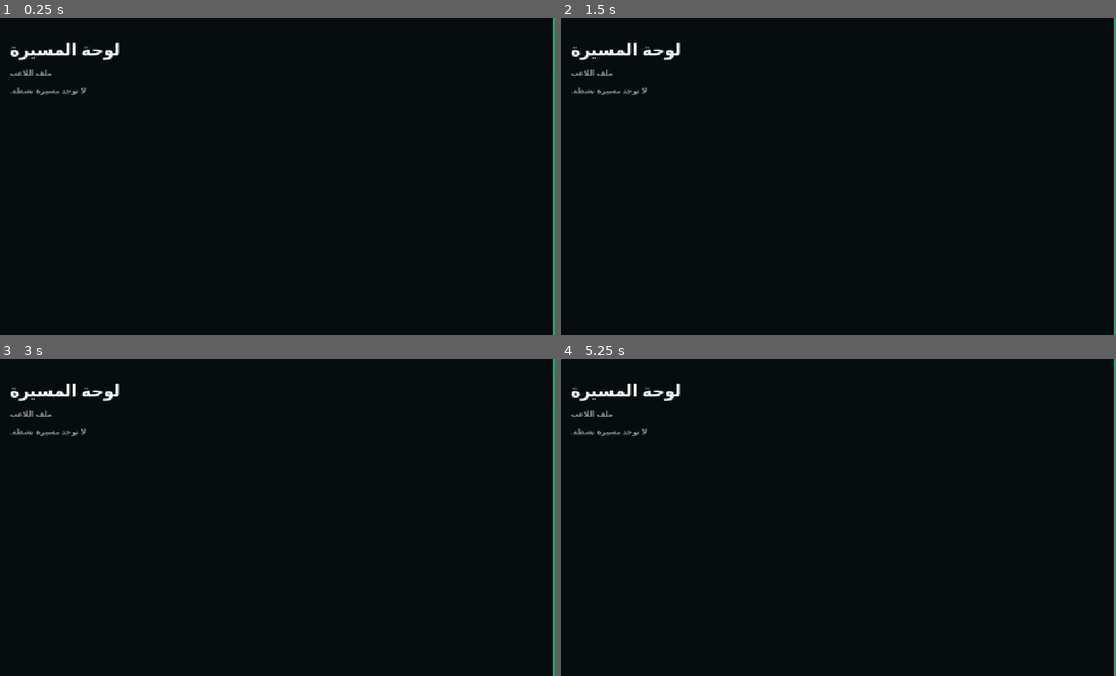
Above: before the commit, frames 1-4 (two rows, left to right).
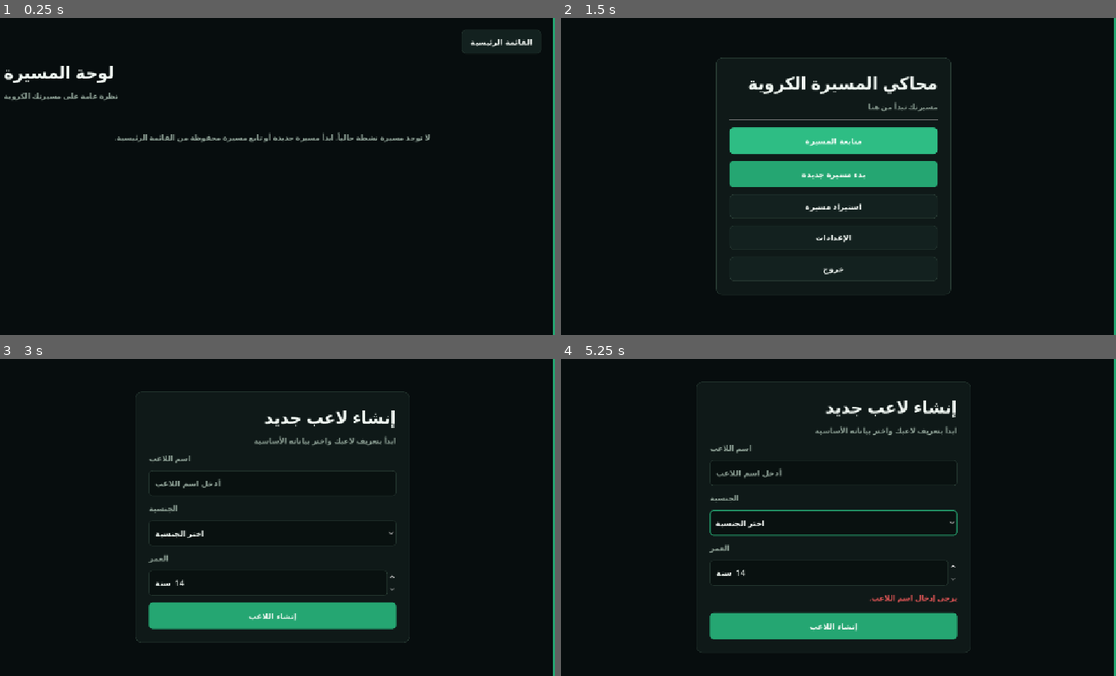
Above: after the commit, the same moments.

Repository: SaadElsayed93/football-career-simulator
Game: Godot game, scene res://scenes/CareerDashboard.tscn
The game is run twice, just before and just after one commit, with the same random seed, the same clock (stepped at 60 frames per second) and the same inputs. This scene is started directly instead of the project's main scene.
Inputs (mouse positions are in pixels of both pictures, inside the frame that each line leads up to):
- Up to frame 1 (0.25 s): no input
- Up to frame 2 (1.5 s): click (1060, 40) at 0.5 s, where only the run after the commit has a clickable "القائمة الرئيسية"; click (832, 141) at 1.25 s, where only the run after the commit has a clickable "متابعة المسيرة"
- Up to frame 3 (3 s): click (271, 577) at 2 s, where only the run after the commit has a clickable "الإعدادات"; click (271, 514) at 2.75 s, where only the run after the commit has a clickable "بدء مسيرة جديدة"
- Up to frame 4 (5.25 s): click (832, 615) at 3.5 s, where only the run after the commit has a clickable "إنشاء اللاعب"; click (832, 523) at 4.25 s, where only the run after the commit has a clickable "اختر الجنسية"; click (832, 523) at 5 s, where only the run after the commit has a clickable "اختر الجنسية"

The runs differ from the first frame. In frame 1, 1.8% of the frame differs, in the area x 0-98%, y 3-40%; in frame 2, 9.2%, in the area x 1-71%, y 7-88%; in frame 3, 6.3%; in frame 4, 6.7%.

Commit message:
feat: Implement dashboard sections and enhance career dashboard functionality

Diff:
--- a/scenes/CareerDashboard.tscn
+++ b/scenes/CareerDashboard.tscn
@@ -1,7 +1,8 @@
-[gd_scene format=3 uid="uid://bkweu35slomke"]
+[gd_scene load_steps=4 format=3 uid="uid://bkweu35slomke"]
 
 [ext_resource type="Script" path="res://scenes/career_dashboard.gd" id="1_dashboard"]
 [ext_resource type="PackedScene" path="res://ui/screen_backdrop.tscn" id="2_backdrop"]
+[ext_resource type="PackedScene" path="res://ui/dashboard_section.tscn" id="3_section"]
 
 [node name="CareerDashboard" type="Control" unique_id=960261937]
 layout_mode = 3
@@ -20,78 +21,184 @@
 anchors_preset = 15
 anchor_right = 1.0
 anchor_bottom = 1.0
-offset_left = 40.0
-offset_top = 40.0
-offset_right = -40.0
-offset_bottom = -40.0
+offset_left = 28.0
+offset_top = 24.0
+offset_right = -28.0
+offset_bottom = -24.0
 
 [node name="PageContent" type="VBoxContainer" parent="MarginContainer" unique_id=1703140404]
 layout_mode = 2
 size_flags_horizontal = 3
-size_flags_vertical = 1
-
-[node name="PageTitle" type="Label" parent="MarginContainer/PageContent" unique_id=1703140405]
+size_flags_vertical = 3
+
+[node name="TopBar" type="HBoxContainer" parent="MarginContainer/PageContent"]
+layout_mode = 2
+size_flags_horizontal = 3
+
+[node name="TopBarSpacer" type="Control" parent="MarginContainer/PageContent/TopBar"]
+layout_mode = 2
+size_flags_horizontal = 3
+
+[node name="BackToMenuButton" type="Button" parent="MarginContainer/PageContent/TopBar"]
+custom_minimum_size = Vector2(0, 48)
+layout_mode = 2
+theme_type_variation = &"SecondaryButton"
+text = "القائمة الرئيسية"
+
+[node name="DashboardScroll" type="ScrollContainer" parent="MarginContainer/PageContent"]
+layout_mode = 2
+size_flags_horizontal = 3
+size_flags_vertical = 3
+
+[node name="DashboardContent" type="VBoxContainer" parent="MarginContainer/PageContent/DashboardScroll"]
+unique_name_in_owner = true
+layout_mode = 2
+size_flags_horizontal = 3
+size_flags_vertical = 3
+
+[node name="PageHeading" type="VBoxContainer" parent="MarginContainer/PageContent/DashboardScroll/DashboardContent"]
+layout_mode = 2
+
+[node name="PageTitle" type="Label" parent="MarginContainer/PageContent/DashboardScroll/DashboardContent/PageHeading"]
 layout_mode = 2
 theme_type_variation = &"PageTitle"
 text = "لوحة المسيرة"
 
-[node name="PageSubtitle" type="Label" parent="MarginContainer/PageContent" unique_id=1703140406]
-layout_mode = 2
-theme_type_variation = &"MutedLabel"
+[node name="PageSubtitle" type="Label" parent="MarginContainer/PageContent/DashboardScroll/DashboardContent/PageHeading"]
+layout_mode = 2
+theme_type_variation = &"MutedLabel"
+text = "نظرة عامة على مسيرتك الكروية"
+
+[node name="NoCareerState" type="Label" parent="MarginContainer/PageContent/DashboardScroll/DashboardContent"]
+unique_name_in_owner = true
+custom_minimum_size = Vector2(0, 120)
+layout_mode = 2
+theme_type_variation = &"MutedLabel"
+horizontal_alignment = 1
+vertical_alignment = 1
+autowrap_mode = 3
+text = "لا توجد مسيرة نشطة حالياً. ابدأ مسيرة جديدة أو تابع مسيرة محفوظة من القائمة الرئيسية."
+visible = false
+
+[node name="CareerContent" type="VBoxContainer" parent="MarginContainer/PageContent/DashboardScroll/DashboardContent"]
+unique_name_in_owner = true
+layout_mode = 2
+size_flags_horizontal = 3
+
+[node name="PlayerPanel" type="PanelContainer" parent="MarginContainer/PageContent/DashboardScroll/DashboardContent/CareerContent"]
+layout_mode = 2
+size_flags_horizontal = 3
+
+[node name="PlayerDetails" type="VBoxContainer" parent="MarginContainer/PageContent/DashboardScroll/DashboardContent/CareerContent/PlayerPanel"]
+layout_mode = 2
+size_flags_horizontal = 3
+
+[node name="ProfileCaption" type="Label" parent="MarginContainer/PageContent/DashboardScroll/DashboardContent/CareerContent/PlayerPanel/PlayerDetails"]
+layout_mode = 2
+theme_type_variation = &"Caption"
 text = "ملف اللاعب"
 
-[node name="PlayerPanel" type="PanelContainer" parent="MarginContainer/PageContent" unique_id=1703140407]
-visible = false
-custom_minimum_size = Vector2(640, 0)
-layout_mode = 2
-size_flags_horizontal = 3
-
-[node name="PlayerDetails" type="VBoxContainer" parent="MarginContainer/PageContent/PlayerPanel" unique_id=1703140408]
-layout_mode = 2
-size_flags_horizontal = 3
-
-[node name="PlayerName" type="Label" parent="MarginContainer/PageContent/PlayerPanel/PlayerDetails" unique_id=1703140409]
+[node name="PlayerName" type="Label" parent="MarginContainer/PageContent/DashboardScroll/DashboardContent/CareerContent/PlayerPanel/PlayerDetails"]
+unique_name_in_owner = true
 layout_mode = 2
 theme_type_variation = &"PrimaryValue"
 text = ""
 
-[node name="MetaSeparator" type="HSeparator" parent="MarginContainer/PageContent/PlayerPanel/PlayerDetails" unique_id=1703140410]
-layout_mode = 2
-
-[node name="PlayerMeta" type="HBoxContainer" parent="MarginContainer/PageContent/PlayerPanel/PlayerDetails" unique_id=1703140411]
-layout_mode = 2
-size_flags_horizontal = 3
-
-[node name="AgeGroup" type="VBoxContainer" parent="MarginContainer/PageContent/PlayerPanel/PlayerDetails/PlayerMeta" unique_id=1703140412]
-layout_mode = 2
-size_flags_horizontal = 3
-
-[node name="AgeCaption" type="Label" parent="MarginContainer/PageContent/PlayerPanel/PlayerDetails/PlayerMeta/AgeGroup" unique_id=1703140413]
+[node name="ProfileSeparator" type="HSeparator" parent="MarginContainer/PageContent/DashboardScroll/DashboardContent/CareerContent/PlayerPanel/PlayerDetails"]
+layout_mode = 2
+
+[node name="PlayerMeta" type="GridContainer" parent="MarginContainer/PageContent/DashboardScroll/DashboardContent/CareerContent/PlayerPanel/PlayerDetails"]
+layout_mode = 2
+size_flags_horizontal = 3
+columns = 2
+
+[node name="AgeGroup" type="VBoxContainer" parent="MarginContainer/PageContent/DashboardScroll/DashboardContent/CareerContent/PlayerPanel/PlayerDetails/PlayerMeta"]
+layout_mode = 2
+
+[node name="AgeCaption" type="Label" parent="MarginContainer/PageContent/DashboardScroll/DashboardContent/CareerContent/PlayerPanel/PlayerDetails/PlayerMeta/AgeGroup"]
 layout_mode = 2
 theme_type_variation = &"Caption"
 text = "العمر"
 
-[node name="PlayerAge" type="Label" parent="MarginContainer/PageContent/PlayerPanel/PlayerDetails/PlayerMeta/AgeGroup" unique_id=1703140414]
+[node name="PlayerAge" type="Label" parent="MarginContainer/PageContent/DashboardScroll/DashboardContent/CareerContent/PlayerPanel/PlayerDetails/PlayerMeta/AgeGroup"]
+unique_name_in_owner = true
 layout_mode = 2
 theme_type_variation = &"SectionTitle"
 text = ""
 
-[node name="NationalityGroup" type="VBoxContainer" parent="MarginContainer/PageContent/PlayerPanel/PlayerDetails/PlayerMeta" unique_id=1703140415]
-layout_mode = 2
-size_flags_horizontal = 3
-
-[node name="NationalityCaption" type="Label" parent="MarginContainer/PageContent/PlayerPanel/PlayerDetails/PlayerMeta/NationalityGroup" unique_id=1703140416]
+[node name="NationalityGroup" type="VBoxContainer" parent="MarginContainer/PageContent/DashboardScroll/DashboardContent/CareerContent/PlayerPanel/PlayerDetails/PlayerMeta"]
+layout_mode = 2
+
+[node name="NationalityCaption" type="Label" parent="MarginContainer/PageContent/DashboardScroll/DashboardContent/CareerContent/PlayerPanel/PlayerDetails/PlayerMeta/NationalityGroup"]
 layout_mode = 2
 theme_type_variation = &"Caption"
 text = "الجنسية"
 
-[node name="PlayerNationality" type="Label" parent="MarginContainer/PageContent/PlayerPanel/PlayerDetails/PlayerMeta/NationalityGroup" unique_id=1703140417]
+[node name="PlayerNationality" type="Label" parent="MarginContainer/PageContent/DashboardScroll/DashboardContent/CareerContent/PlayerPanel/PlayerDetails/PlayerMeta/NationalityGroup"]
+unique_name_in_owner = true
 layout_mode = 2
 theme_type_variation = &"SectionTitle"
 text = ""
 
-[node name="EmptyState" type="Label" parent="MarginContainer/PageContent" unique_id=1544079925]
-layout_mode = 2
-theme_type_variation = &"MutedLabel"
-text = "لا توجد مسيرة نشطة."
-visible = false
+[node name="NextEventPanel" type="PanelContainer" parent="MarginContainer/PageContent/DashboardScroll/DashboardContent/CareerContent"]
+layout_mode = 2
+size_flags_horizontal = 3
+
+[node name="NextEventContent" type="VBoxContainer" parent="MarginContainer/PageContent/DashboardScroll/DashboardContent/CareerContent/NextEventPanel"]
+layout_mode = 2
+
+[node name="NextEventCaption" type="Label" parent="MarginContainer/PageContent/DashboardScroll/DashboardContent/CareerContent/NextEventPanel/NextEventContent"]
+layout_mode = 2
+theme_type_variation = &"Caption"
+text = "الحدث القادم"
+
+[node name="NextEventTitle" type="Label" parent="MarginContainer/PageContent/DashboardScroll/DashboardContent/CareerContent/NextEventPanel/NextEventContent"]
+layout_mode = 2
+theme_type_variation = &"SectionTitle"
+text = "لا يوجد حدث قادم حالياً"
+
+[node name="NextEventDescription" type="Label" parent="MarginContainer/PageContent/DashboardScroll/DashboardContent/CareerContent/NextEventPanel/NextEventContent"]
+custom_minimum_size = Vector2(0, 30)
+layout_mode = 2
+theme_type_variation = &"MutedLabel"
+autowrap_mode = 3
+text = "ستظهر هنا المواعيد والأحداث المهمة عند توفر نظامها."
+
+[node name="QuickActionsPanel" type="PanelContainer" parent="MarginContainer/PageContent/DashboardScroll/DashboardContent/CareerContent"]
+layout_mode = 2
+size_flags_horizontal = 3
+
+[node name="QuickActionsContent" type="VBoxContainer" parent="MarginContainer/PageContent/DashboardScroll/DashboardContent/CareerContent/QuickActionsPanel"]
+layout_mode = 2
+size_flags_horizontal = 3
+
+[node name="QuickActionsTitle" type="Label" parent="MarginContainer/PageContent/DashboardScroll/DashboardContent/CareerContent/QuickActionsPanel/QuickActionsContent"]
+layout_mode = 2
+theme_type_variation = &"SectionTitle"
+text = "الوصول السريع"
+
+[node name="QuickActionsHint" type="Label" parent="MarginContainer/PageContent/DashboardScroll/DashboardContent/CareerContent/QuickActionsPanel/QuickActionsContent"]
+layout_mode = 2
+theme_type_variation = &"MutedLabel"
+text = "تتوفر هذه الأقسام عند اكتمال أنظمتها."
+
+[node name="QuickActions" type="HFlowContainer" parent="MarginContainer/PageContent/DashboardScroll/DashboardContent/CareerContent/QuickActionsPanel/QuickActionsContent"]
+layout_mode = 2
+size_flags_horizontal = 3
+
+[node name="CareerStatus" parent="MarginContainer/PageContent/DashboardScroll/DashboardContent/CareerContent" instance=ExtResource("3_section")]
+unique_name_in_owner = true
+layout_mode = 2
+size_flags_horizontal = 3
+
+[node name="CareerSnapshot" parent="MarginContainer/PageContent/DashboardScroll/DashboardContent/CareerContent" instance=ExtResource("3_section")]
+unique_name_in_owner = true
+layout_mode = 2
+size_flags_horizontal = 3
+
+[node name="RecentEvents" parent="MarginContainer/PageContent/DashboardScroll/DashboardContent/CareerContent" instance=ExtResource("3_section")]
+unique_name_in_owner = true
+layout_mode = 2
+size_flags_horizontal = 3
+
+[connection signal="pressed" from="MarginContainer/PageContent/TopBar/BackToMenuButton" to="." method="_on_back_to_menu_pressed"]
--- a/scenes/career_dashboard.gd
+++ b/scenes/career_dashboard.gd
@@ -1,25 +1,71 @@
 extends Control
 
-@onready var player_panel: PanelContainer = $MarginContainer/PageContent/PlayerPanel
-@onready var player_name_label: Label = $MarginContainer/PageContent/PlayerPanel/PlayerDetails/PlayerName
-@onready var player_age_label: Label = $MarginContainer/PageContent/PlayerPanel/PlayerDetails/PlayerMeta/AgeGroup/PlayerAge
-@onready var player_nationality_label: Label = $MarginContainer/PageContent/PlayerPanel/PlayerDetails/PlayerMeta/NationalityGroup/PlayerNationality
-@onready var empty_state: Label = $MarginContainer/PageContent/EmptyState
+const UNAVAILABLE := "غير متاح بعد"
+const EMPTY_STAT := "لا توجد بيانات بعد"
+const QUICK_ACTIONS := ["التدريب", "المباريات", "مسيرتي", "أهدافي", "الرسائل", "الأخبار", "الإحصائيات", "الإعدادات"]
+
+@onready var career_content: VBoxContainer = %CareerContent
+@onready var no_career_state: Label = %NoCareerState
+@onready var player_name_label: Label = %PlayerName
+@onready var player_age_label: Label = %PlayerAge
+@onready var player_nationality_label: Label = %PlayerNationality
+@onready var quick_actions: HFlowContainer = $MarginContainer/PageContent/DashboardScroll/DashboardContent/CareerContent/QuickActionsPanel/QuickActionsContent/QuickActions
+@onready var career_status: DashboardSection = %CareerStatus
+@onready var career_snapshot: DashboardSection = %CareerSnapshot
+@onready var recent_events: DashboardSection = %RecentEvents
 
 
 func _ready() -> void:
 	var player: PlayerData = SaveManager.current_player
 	if player == null:
-		player_panel.visible = false
-		empty_state.visible = true
+		career_content.visible = false
+		no_career_state.visible = true
 		return
 
 	var nationality_name := PlayerGenerator.get_nationality_display_name(player.nationality)
 	if nationality_name.is_empty():
-		nationality_name = "غير محددة"
+		nationality_name = UNAVAILABLE
 
 	player_name_label.text = player.player_name
 	player_age_label.text = "%d سنة" % player.age
 	player_nationality_label.text = nationality_name
-	player_panel.visible = true
-	empty_state.visible = false
+	_configure_sections()
+	_configure_quick_actions()
+
+
+func _configure_sections() -> void:
+	career_status.configure("حالة المسيرة", [
+		{"label": "النادي الحالي", "value": UNAVAILABLE},
+		{"label": "المكانة في الفريق", "value": UNAVAILABLE},
+		{"label": "المركز", "value": UNAVAILABLE},
+		{"label": "التقييم العام", "value": UNAVAILABLE},
+		{"label": "الحالة الفنية", "value": UNAVAILABLE},
+		{"label": "اللياقة البدنية", "value": UNAVAILABLE},
+		{"label": "الجاهزية", "value": UNAVAILABLE},
+		{"label": "ثقة المدرب", "value": UNAVAILABLE}
+	])
+	career_snapshot.configure("ملخص المسيرة", [
+		{"label": "المشاركات", "value": EMPTY_STAT},
+		{"label": "المباريات الأساسية", "value": EMPTY_STAT},
+		{"label": "الدقائق", "value": EMPTY_STAT},
+		{"label": "الأهداف", "value": EMPTY_STAT},
+		{"label": "التمريرات الحاسمة", "value": EMPTY_STAT},
+		{"label": "متوسط التقييم", "value": EMPTY_STAT},
+		{"label": "البطولات", "value": EMPTY_STAT},
+		{"label": "الجوائز", "value": EMPTY_STAT}
+	])
+	recent_events.configure("أحدث الأحداث", [], "لا توجد أحداث مسجلة بعد.")
+
+
+func _configure_quick_actions() -> void:
+	for action_name in QUICK_ACTIONS:
+		var action_button := Button.new()
+		action_button.text = "%s\nغير متاح بعد" % action_name
+		action_button.custom_minimum_size = Vector2(164, 76)
+		action_button.theme_type_variation = &"SecondaryButton"
+		action_button.disabled = true
+		quick_actions.add_child(action_button)
+
+
+func _on_back_to_menu_pressed() -> void:
+	get_tree().change_scene_to_file("res://scenes/main.tscn")
--- /dev/null
+++ b/ui/dashboard_section.gd
@@ -0,0 +1,54 @@
+extends PanelContainer
+class_name DashboardSection
+
+@onready var title_label: Label = %SectionTitle
+@onready var entry_grid: GridContainer = %EntryGrid
+@onready var empty_state: Label = %EmptyState
+
+
+func _ready() -> void:
+	_update_columns()
+
+
+func _notification(what: int) -> void:
+	if what == NOTIFICATION_RESIZED and is_node_ready():
+		_update_columns()
+
+
+func configure(section_title: String, entries: Array[Dictionary], empty_message: String = "") -> void:
+	title_label.text = section_title
+	entry_grid.visible = not entries.is_empty()
+	empty_state.visible = entries.is_empty()
+	empty_state.text = empty_message
+	for child in entry_grid.get_children():
+		child.queue_free()
+
+	for entry in entries:
+		_add_entry(str(entry.get("label", "")), str(entry.get("value", "")))
+
+
+func _add_entry(caption_text: String, value_text: String) -> void:
+	var item := VBoxContainer.new()
+	item.size_flags_horizontal = Control.SIZE_EXPAND_FILL
+	item.custom_minimum_size = Vector2(0, 64)
+
+	var caption := Label.new()
+	caption.text = caption_text
+	caption.theme_type_variation = &"Caption"
+	item.add_child(caption)
+
+	var value := Label.new()
+	value.text = value_text
+	value.theme_type_variation = &"SectionTitle"
+	value.autowrap_mode = TextServer.AUTOWRAP_WORD_SMART
+	item.add_child(value)
+	entry_grid.add_child(item)
+
+
+func _update_columns() -> void:
+	if size.x < 480.0:
+		entry_grid.columns = 1
+	elif size.x < 900.0:
+		entry_grid.columns = 2
+	else:
+		entry_grid.columns = 4
--- /dev/null
+++ b/ui/dashboard_section.tscn
@@ -0,0 +1,33 @@
+[gd_scene load_steps=2 format=3]
+
+[ext_resource type="Script" path="res://ui/dashboard_section.gd" id="1_section"]
+
+[node name="DashboardSection" type="PanelContainer"]
+layout_mode = 2
+script = ExtResource("1_section")
+
+[node name="SectionContent" type="VBoxContainer" parent="."]
+layout_mode = 2
+size_flags_horizontal = 3
+
+[node name="SectionTitle" type="Label" parent="SectionContent"]
+unique_name_in_owner = true
+layout_mode = 2
+theme_type_variation = &"SectionTitle"
+
+[node name="SectionSeparator" type="HSeparator" parent="SectionContent"]
+layout_mode = 2
+
+[node name="EntryGrid" type="GridContainer" parent="SectionContent"]
+unique_name_in_owner = true
+layout_mode = 2
+size_flags_horizontal = 3
+columns = 4
+
+[node name="EmptyState" type="Label" parent="SectionContent"]
+unique_name_in_owner = true
+custom_minimum_size = Vector2(0, 40)
+layout_mode = 2
+theme_type_variation = &"MutedLabel"
+autowrap_mode = 3
+visible = false
